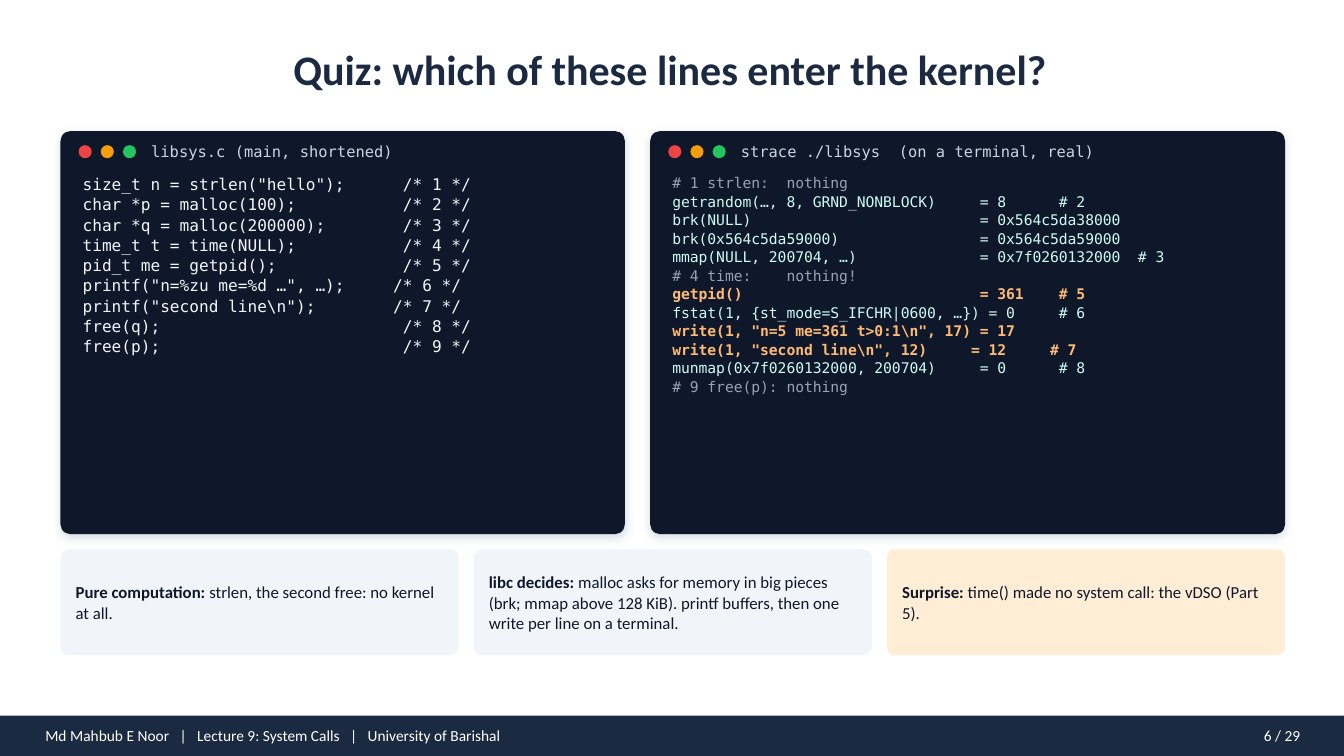
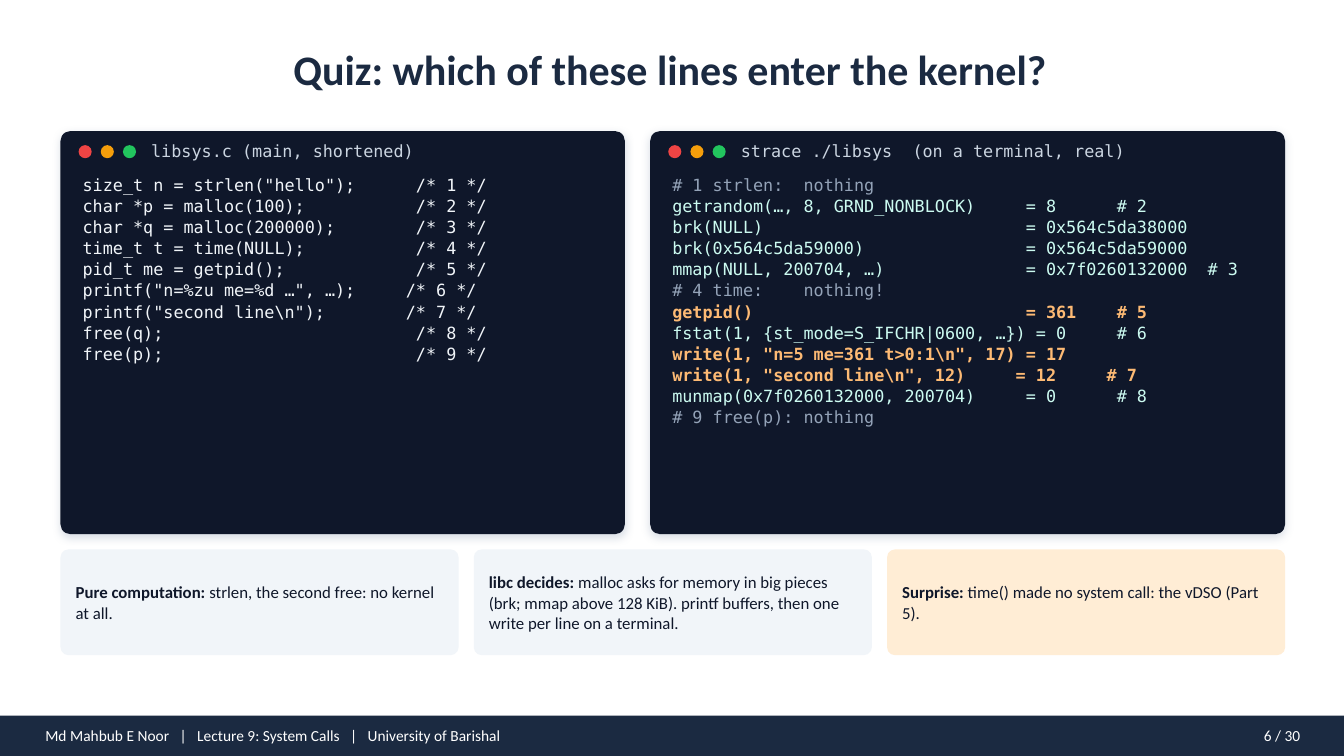
Before and after one commit to mahbubnoor/Introduction-to-system-programming, a slide deck: slide 6 of decks/lecture_09.pptx. Drawn at 1344x756 pixels with LibreOffice and Linux fonts; fonts in the diff are those of the drawing. Boxes give left, top, right and bottom in pixels: in the first picture for what was removed or moved away, otherwise in the second. Text is boxed around its words. In the diff, an @@ line names an element or a change of style, - is before the commit and + after.

```diff
--- a/decks/lecture_09.pptx
+++ b/decks/lecture_09.pptx
@@ text "libsys.c (main, shortened)" at (151,144,414,161): size 11 to 12 pt @@
@@ text "strace ./libsys (on a terminal, ..." at (741,144,1125,161): size 11 to 12 pt @@
@@ text "size_t n = strlen("hello"); /* ..." at (83,178,456,364): size 11.5 to 12 pt @@
@@ text "# 1 strlen: nothing" at (672,178,1187,427): size 10.5 to 12 pt @@
@@ text at (1264,730,1301,741): text changed @@
-6 / 29
+6 / 30
```
Also in this commit, not shown: 28 other slides changed, 1 slide added, 25 other files.
